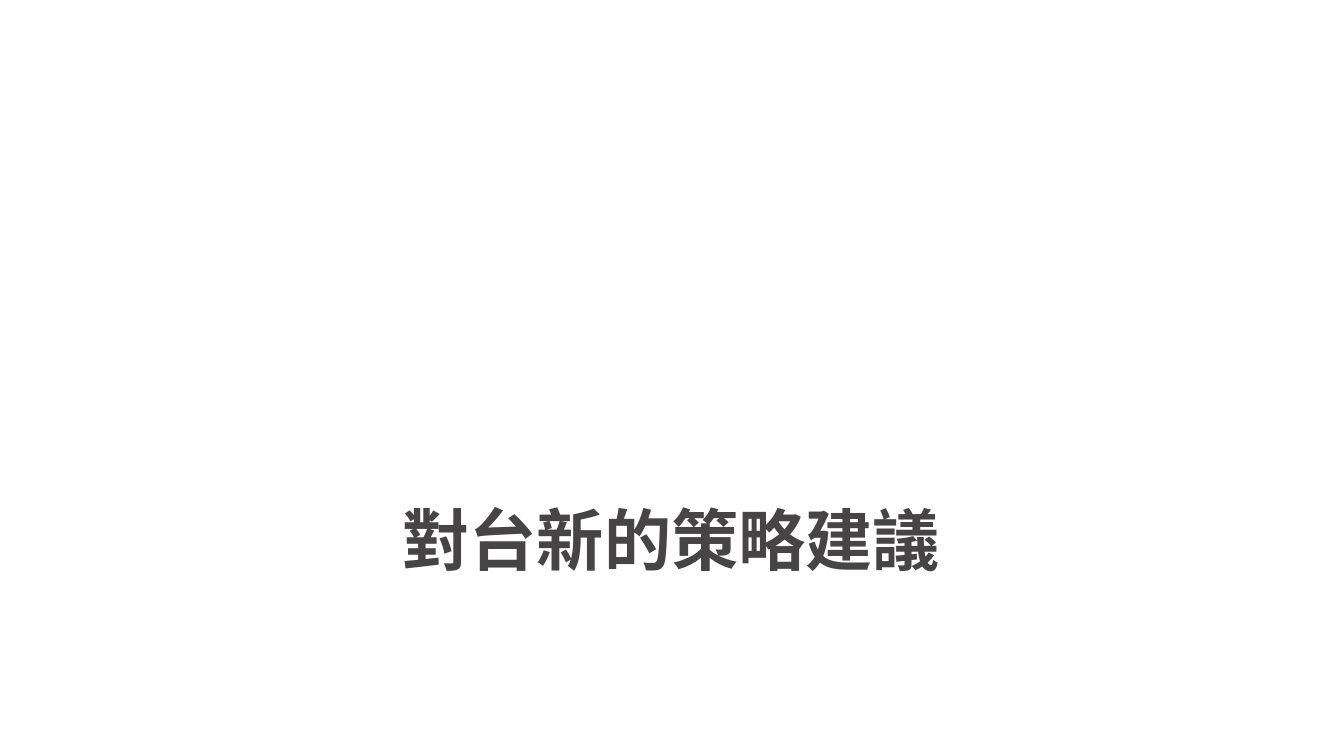
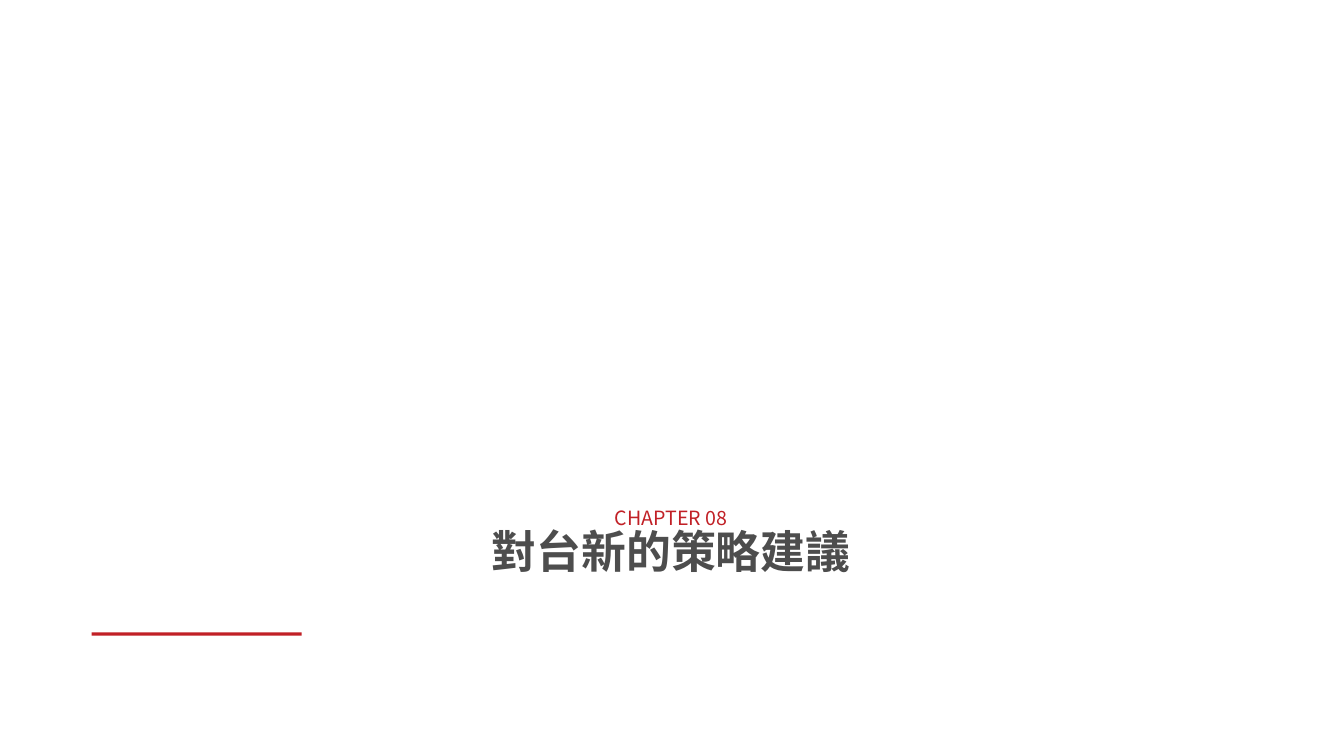
Before and after one commit to smileakklpl/llmanage-slidegen, a slide deck: slide 18 of outputs/full_deck/deck.pptx. Drawn at 1344x756 pixels with LibreOffice and Linux fonts; fonts in the diff are those of the drawing; background and template pictures are left out. Boxes give left, top, right and bottom in pixels: in the first picture for what was removed or moved away, otherwise in the second. Text is boxed around its words. In the diff, an @@ line names an element or a change of style, - is before the commit and + after.

```diff
--- a/outputs/full_deck/deck.pptx
+++ b/outputs/full_deck/deck.pptx
@@ title at box(492, 523, 851, 572): size 48 to 32 pt, font Noto Sans CJK TC to Noto Sans CJK SC, text colour #464444 to #4D4D4D in "對台新的策略建議" @@
@@ title at box(615, 510, 728, 531): paragraph added @@
+CHAPTER 08
@@ rectangle added at box(92, 632, 301, 635), fill #C12026 @@
```
Also in this commit, not shown: 19 other slides changed, 1 slide added, 27 other files.
